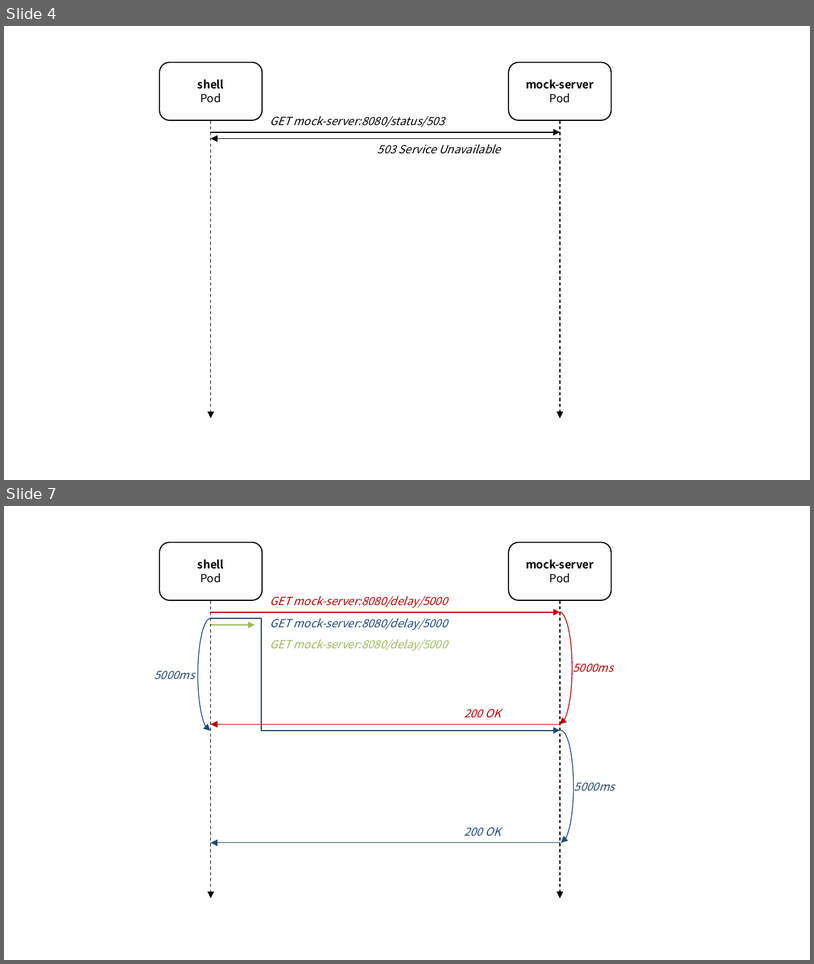
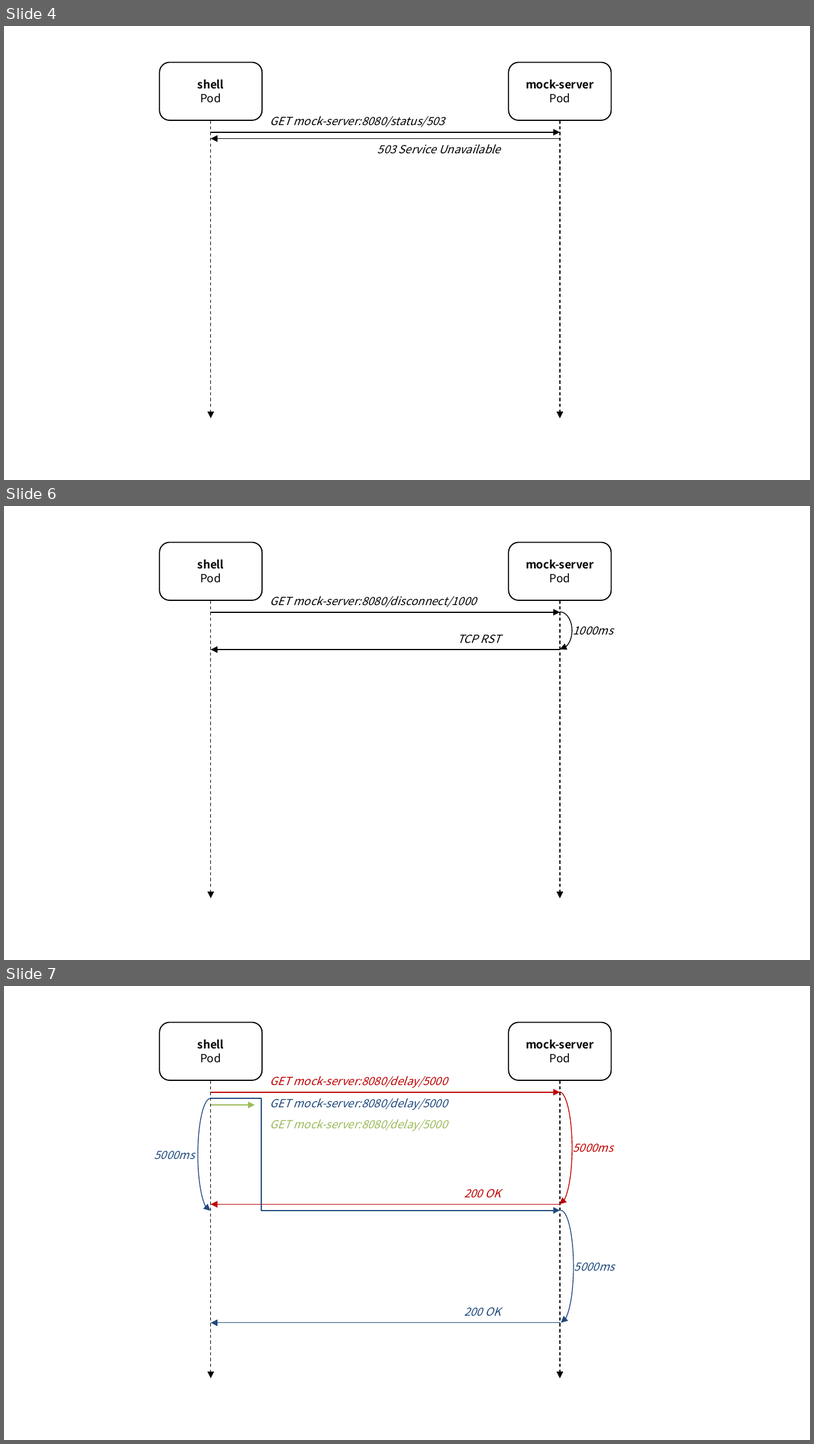
Before and after one commit to ssup2/blog-software, a slide deck: content/docs/theory-analysis/istio-sidecar-proxy-access-log/images/images.pptx. Shown one above the other, each under a label of ours: slides 4 and 7 before the commit, slides 4, 6 and 7 after it; the slides between them are not shown. The pictures are 814x964 and 814x1444 pixels, drawn with LibreOffice and Linux fonts; fonts in the diff are those of the drawing. Boxes give left, top, right and bottom in pixels: in the first picture for what was removed or moved away, otherwise in the second. Text is boxed around its words. In the diff, an @@ line names an element or a change of style, - is before the commit and + after.

```diff
--- a/content/docs/theory-analysis/istio-sidecar-proxy-access-log/images/images.pptx
+++ b/content/docs/theory-analysis/istio-sidecar-proxy-access-log/images/images.pptx
@@ slide 6 added at (x1=4, y1=506, x2=810, y2=960), background #FFFFFF @@
@@ rounded rectangle added at (x1=159, y1=542, x2=262, y2=600), fill #FFFFFF, outline #000000 1 pt, 10 pt, text #000000, bold @@
+shell
+Pod
@@ rounded rectangle added at (x1=509, y1=542, x2=611, y2=600), fill #FFFFFF, outline #000000 1 pt, 10 pt, text #000000, bold @@
+mock-server
+Pod
@@ arrow added from (211, 600) to (211, 898), #000000 0.75 pt dashed @@
@@ arrow added from (211, 612) to (560, 612), #000000 0.75 pt @@
@@ text added at (x1=270, y1=596, x2=477, y2=607), 10 pt, text #000000, italic @@
+GET mock-server:8080/disconnect/1000
@@ arc (boxed as its full ellipse) added at (x1=548, y1=612, x2=573, y2=649), outline #000000 0.75 pt @@
@@ arrow added from (560, 600) to (560, 898), #000000 0.75 pt dashed @@
@@ text added at (x1=573, y1=626, x2=614, y2=635), 10 pt, text #000000, italic @@
+1000ms
@@ arrow added from (560, 649) to (211, 649), #000000 0.75 pt @@
@@ text added at (x1=458, y1=634, x2=501, y2=643), 10 pt, text #000000, italic @@
+TCP RST
```
Also in this commit, not shown: 1 other slide added, 6 other files.
